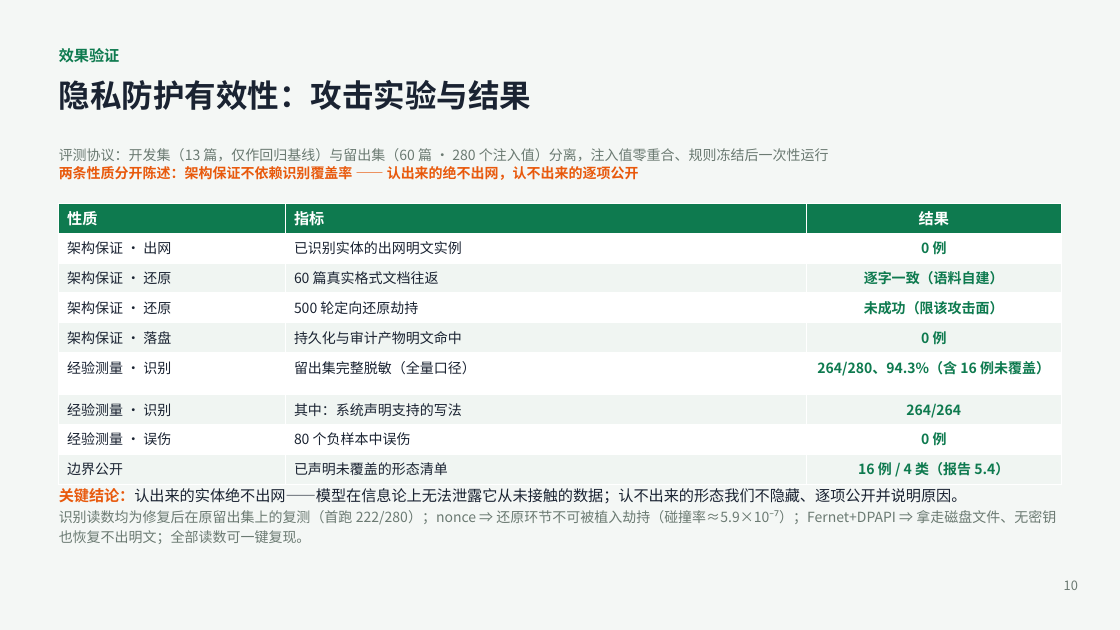
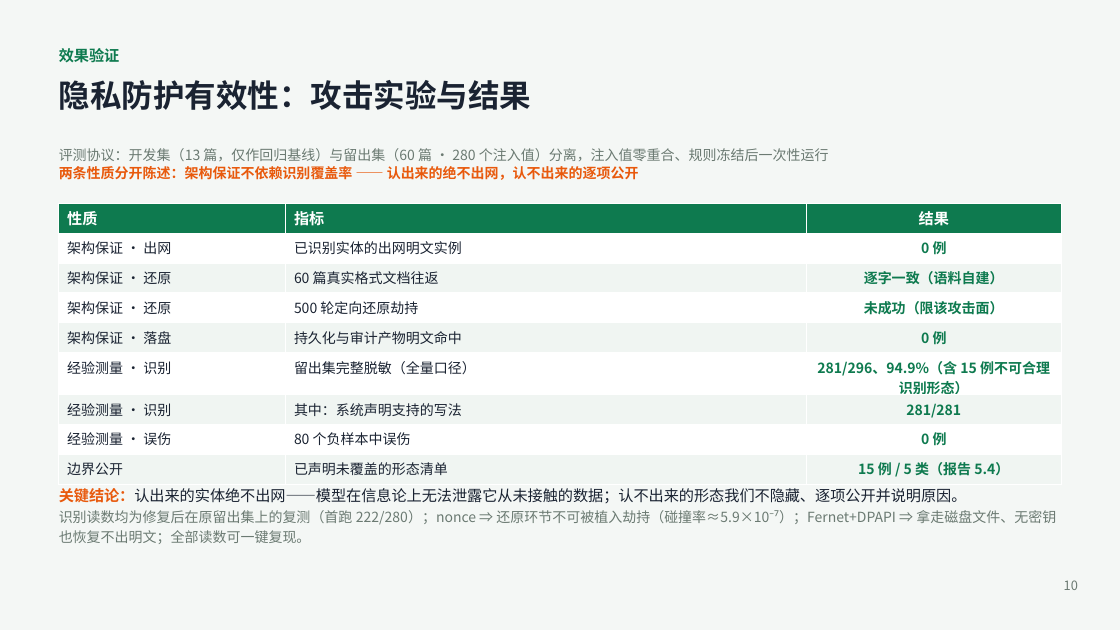
Before and after one commit to Andysun06/yindun-agent, a slide deck: slide 10 of docs/隐盾安全智能体_项目汇报.pptx. Drawn at 1120x630 pixels with LibreOffice and Linux fonts; fonts in the diff are those of the drawing. Boxes give left, top, right and bottom in pixels: in the first picture for what was removed or moved away, otherwise in the second. Text is boxed around its words. In the diff, an @@ line names an element or a change of style, - is before the commit and + after.

Commit message:
V3.6.21 缺口补齐：隐私三类识别与诚实口径；工作流界面入口恢复；控制面三角色 RBAC/默认限速/一键 TLS

```diff
--- a/docs/隐盾安全智能体_项目汇报.pptx
+++ b/docs/隐盾安全智能体_项目汇报.pptx
@@ table at [59, 203, 1061, 483] @@
-row 6, column 3: 264/280、94.3%（含 16 例未覆盖）
+row 6, column 3: 281/296、94.9%（含 15 例不可合理识别形态）
-row 7, column 3: 264/264
+row 7, column 3: 281/281
-row 9, column 3: 16 例 / 4 类（报告 5.4）
+row 9, column 3: 15 例 / 5 类（报告 5.4）
```
Also in this commit, not shown: 1 other slide changed, 39 other files.
